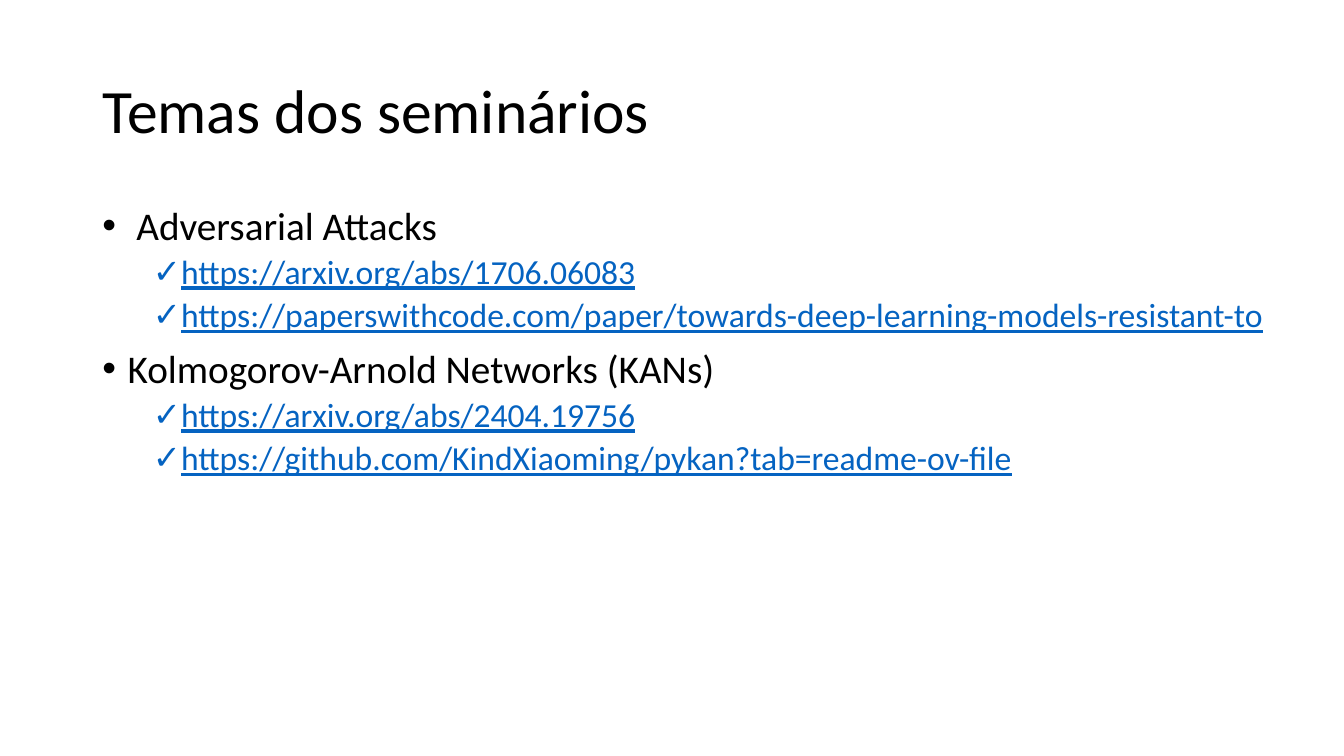
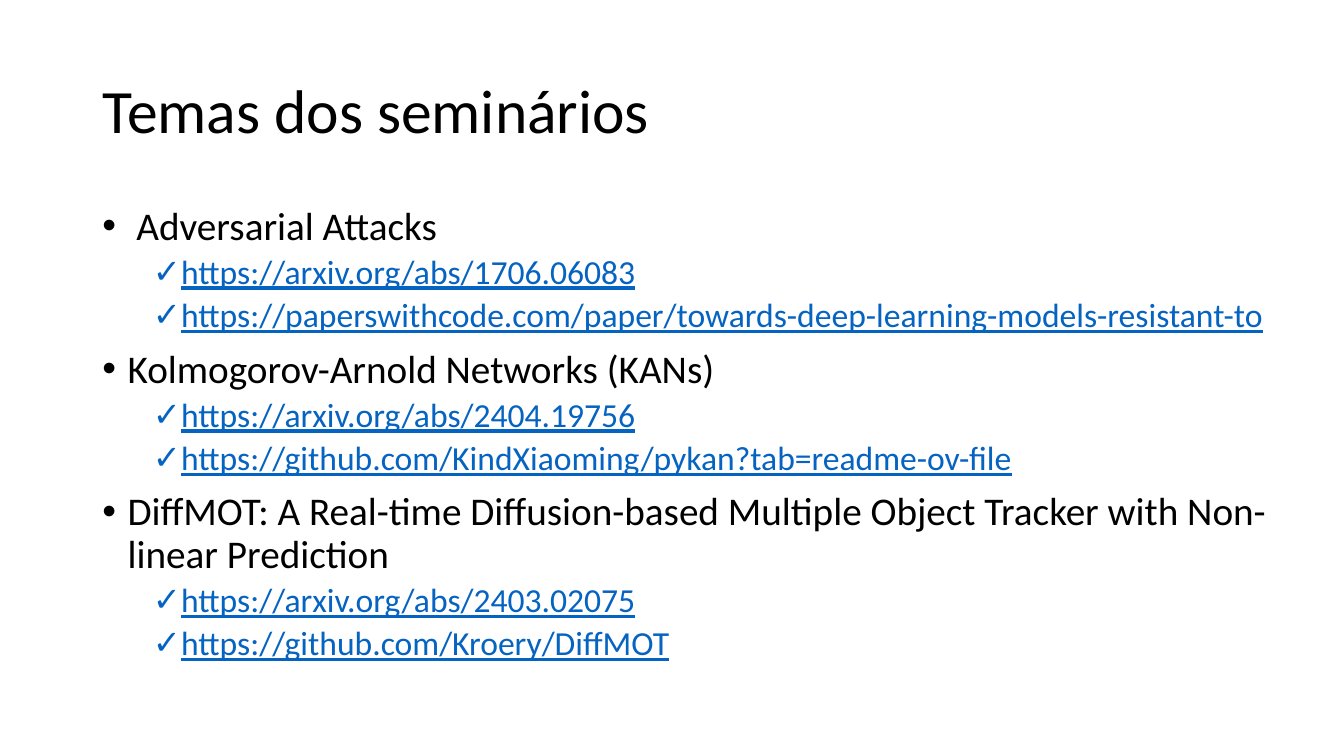
Before and after one commit to zz4fap/tp558-adv-ml, a slide deck: slide 19 of slides/TP558_1_Introdução_ao_curso.pptx. Drawn at 1344x756 pixels with LibreOffice and Linux fonts; fonts in the diff are those of the drawing. Boxes give left, top, right and bottom in pixels: in the first picture for what was removed or moved away, otherwise in the second. Text is boxed around its words. In the diff, an @@ line names an element or a change of style, - is before the commit and + after.

Commit message:
update of slides

```diff
--- a/slides/TP558_1_Introdução_ao_curso.pptx
+++ b/slides/TP558_1_Introdução_ao_curso.pptx
@@ text at <box>128,497,1265,661</box>: paragraphs added @@
+• DiffMOT: A Real-time Diffusion-based Multiple Object Tracker with Non-linear Prediction
+  ✓ https://arxiv.org/abs/2403.02075
+  ✓ https://github.com/Kroery/DiffMOT
```
Also in this commit, not shown: 1 other file.
